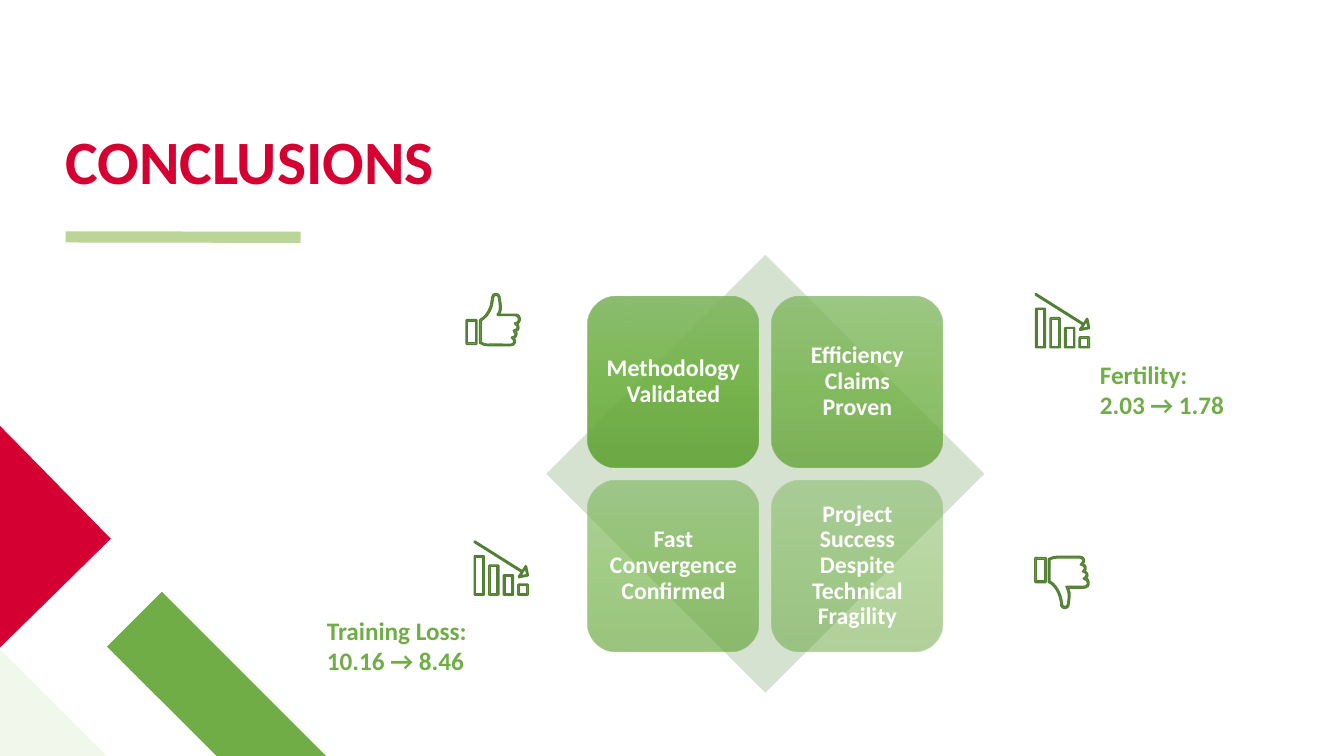
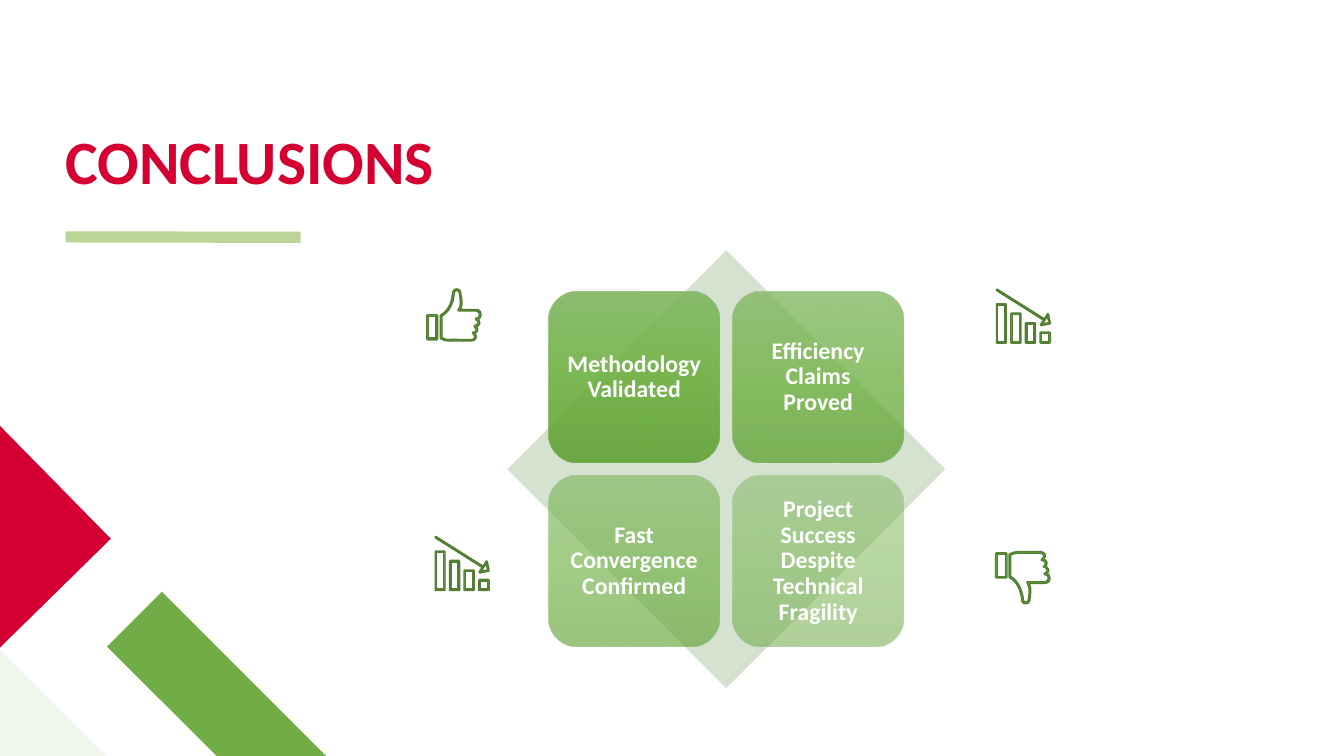
Before and after one commit to DianaPoli/NLP-project, a slide deck: slide 13 of presentation/pp_NLP.pptx. Drawn at 1344x756 pixels with LibreOffice and Linux fonts; fonts in the diff are those of the drawing; background and template pictures are left out. Boxes give left, top, right and bottom in pixels: in the first picture for what was removed or moved away, otherwise in the second. Text is boxed around its words. In the diff, an @@ line names an element or a change of style, - is before the commit and + after.

```diff
--- a/presentation/pp_NLP.pptx
+++ b/presentation/pp_NLP.pptx
@@ text at bbox=[772, 342, 865, 410]: text changed @@
-Efficiency Claims Proven
+Efficiency Claims Proved
@@ text removed at bbox=[1100, 366, 1224, 414] @@
-Fertility:
-2.03 → 1.78
@@ 14 freeform shapes, 4 rounded rectangles, 3 texts, 1 diamond: place and size @@
-14 freeform shapes, 4 rounded rectangles, 3 texts, 1 diamond at bbox=[466, 255, 1090, 693]
+14 freeform shapes, 4 rounded rectangles, 3 texts, 1 diamond at bbox=[426, 250, 1051, 688]
@@ text removed at bbox=[327, 622, 467, 670] @@
-Training Loss:
-10.16 → 8.46
```
Also in this commit, not shown: 5 other slides changed, 7 other files.
